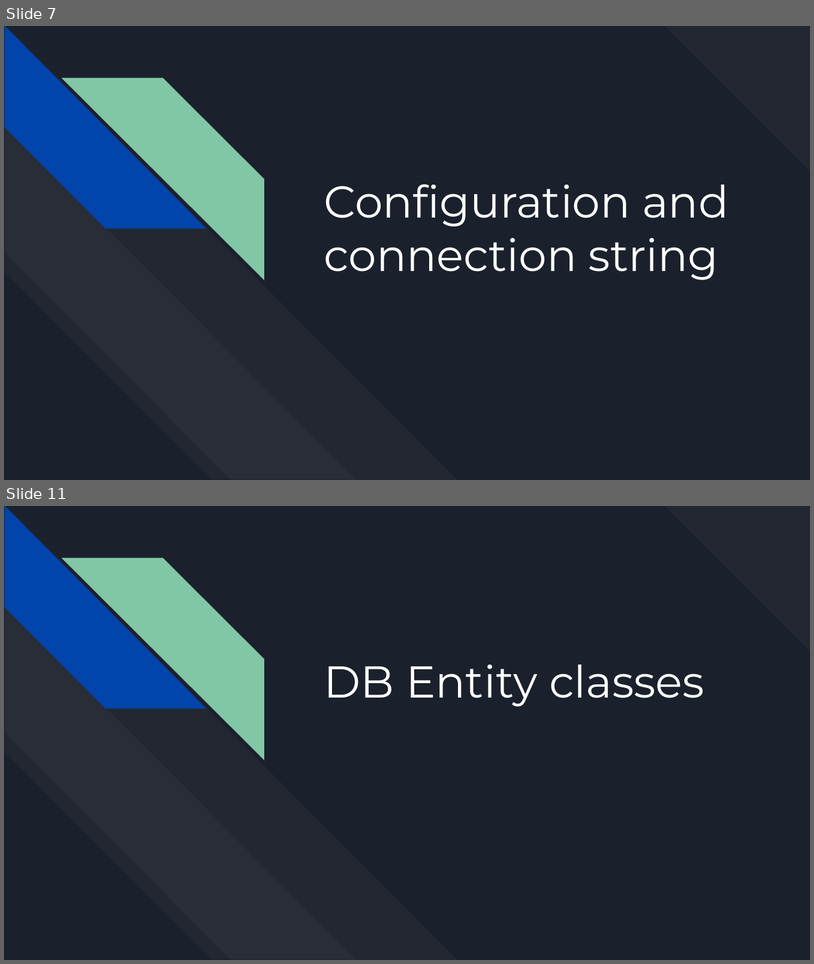
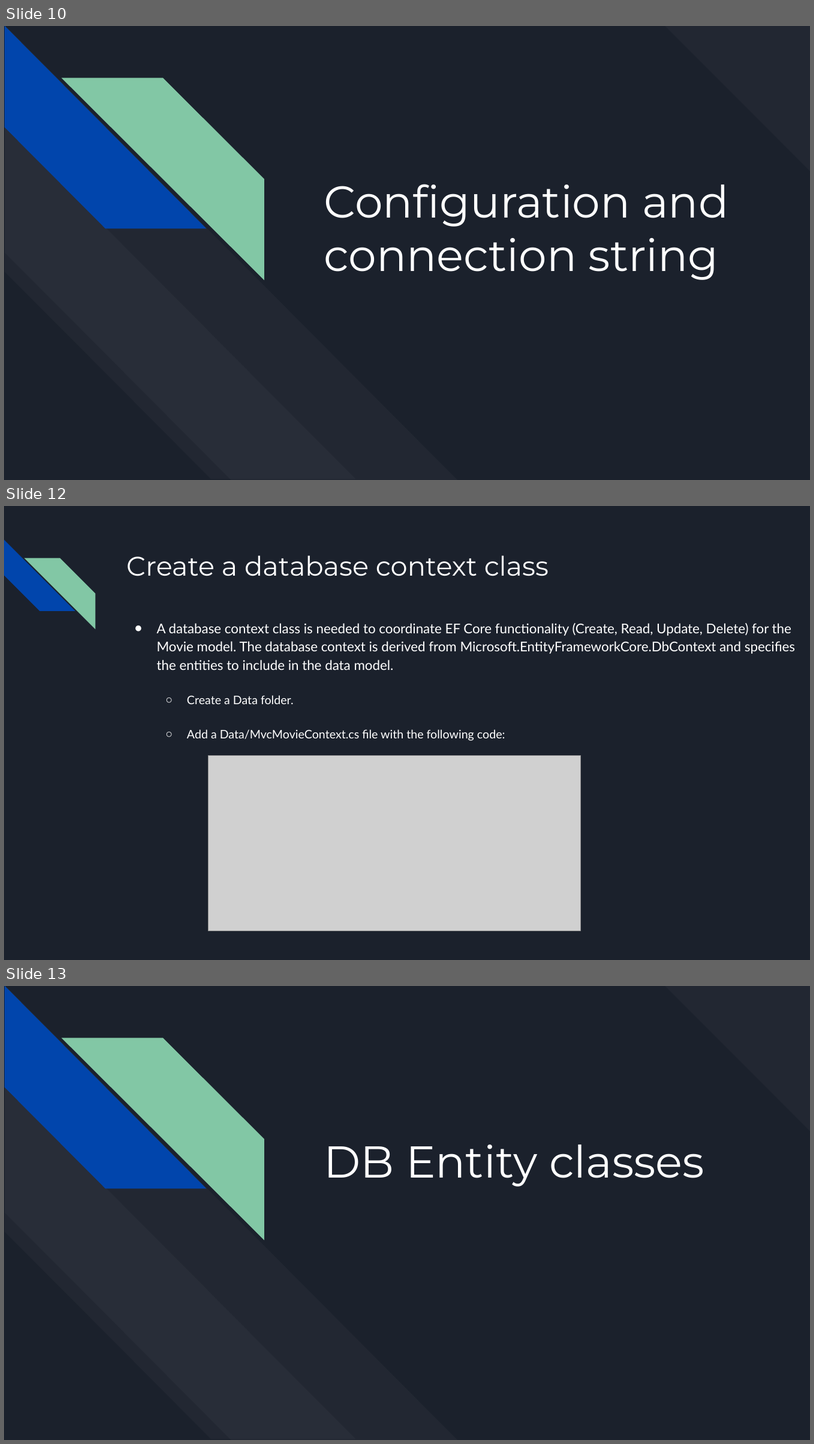
Before and after one commit to bulhard/Web-Programming, a slide deck: 00 Presentations/06 Working with Database.pptx. Shown one above the other, each under a label of ours: slides 7 and 11 before the commit, slides 10, 12 and 13 after it; the slides between them are not shown. The pictures are 814x964 and 814x1444 pixels, drawn with LibreOffice and Linux fonts; fonts in the diff are those of the drawing; grey boxes stand for pictures. Boxes give left, top, right and bottom in pixels: in the first picture for what was removed or moved away, otherwise in the second. Text is boxed around its words. In the diff, an @@ line names an element or a change of style, - is before the commit and + after.

```diff
--- a/00 Presentations/06 Working with Database.pptx
+++ b/00 Presentations/06 Working with Database.pptx
@@ slide 12 added at <box>4,506,810,960</box>, background #1B212C @@
@@ diag stripe added at <box>4,540,75,611</box>, fill #0145AC @@
@@ diag stripe added at <box>24,558,95,630</box>, fill #82C7A5 @@
@@ title added at <box>126,555,549,576</box>, 32 pt, text #FFFFFF @@
+Create a database context class
@@ text added at <box>157,623,795,741</box>, 16 pt, text #FFFFFF @@
+● A database context class is needed to coordinate EF Core functionality (Create, Read, Update, Delete) for the Movie model. The database context is derived from Microsoft.EntityFrameworkCore.DbContext and specifies the entities to include in the data model.
+  ○ Create a Data folder.
+  ○ Add a Data/MvcMovieContext.cs file with the following code:
@@ picture added at <box>209,755,581,931</box> @@
@@ what was slide 7 is now slide 10 @@
@@ what was slide 11 is now slide 13 @@
```
Also in this commit, not shown: 2 slides changed, 28 other slides added, 8 slides removed.
